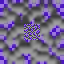
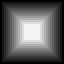
Layered file, before and after one edit (64×64). Changes by layer:
hid group "16x destroy stage" (11 layers) over <box>24,24,40,40</box>
hid "destroy_stage_0.png" over <box>24,24,40,40</box>
hid "destroy_stage_1.png" over <box>24,24,40,40</box>
hid "destroy_stage_2.png" over <box>24,24,40,40</box>
hid "destroy_stage_3.png" over <box>24,24,40,40</box>
hid "destroy_stage_4.png" over <box>24,24,40,40</box>
hid "destroy_stage_5.png" over <box>24,24,40,40</box>
hid "destroy_stage_6.png" over <box>24,24,40,40</box>
hid "destroy_stage_7.png" over <box>24,24,40,40</box>
hid "destroy_stage_8.png" over <box>24,24,40,40</box>
hid group "64x" (10 layers) over <box>0,0,64,64</box>
hid "destroy_stage_0.png #1" over <box>0,0,64,64</box>
hid "destroy_stage_1.png #1" over <box>0,0,64,64</box>
hid "destroy_stage_2.png #1" over <box>0,0,64,64</box>
hid "destroy_stage_3.png #1" over <box>0,0,64,64</box>
hid "destroy_stage_4.png #1" over <box>0,0,64,64</box>
hid "destroy_stage_5.png #1" over <box>0,0,64,64</box>
hid "destroy_stage_6.png #1" over <box>0,0,64,64</box>
hid "destroy_stage_7.png #1" over <box>0,0,64,64</box>
hid "destroy_stage_8.png #1" over <box>0,0,64,64</box>
hid "destroy_stage_9.png #1", painted on it over <box>0,0,64,64</box>
added layer "Layer" above "icons8-wavy-line-50.png" over <box>0,0,64,64</box>
added layer "icons8-wavy-line-50.png" above "my ideas" over <box>1,1,63,63</box>
hid "Background" over <box>0,0,64,64</box>
…and 2 more changes (1 stack, 2 visibility)
